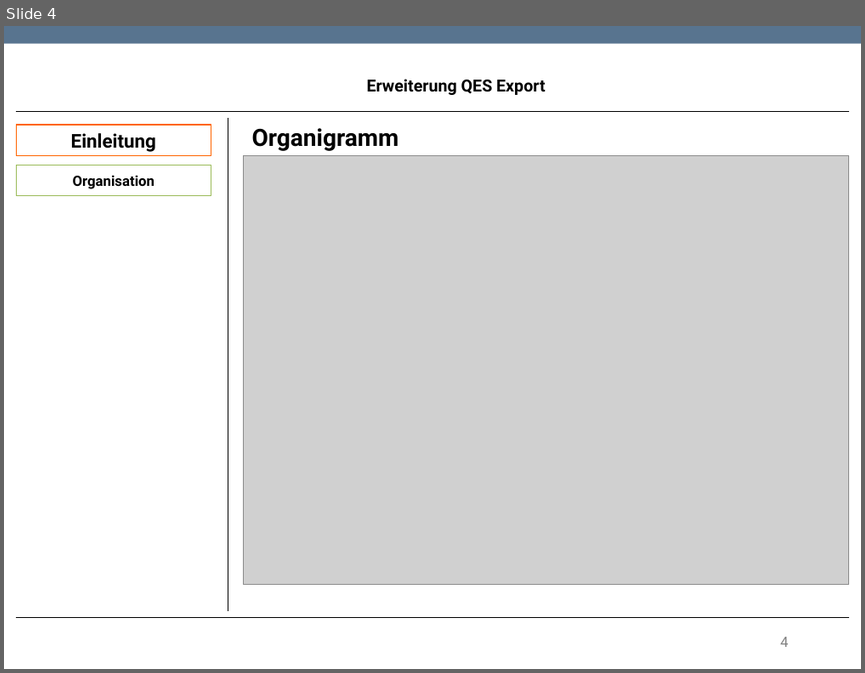
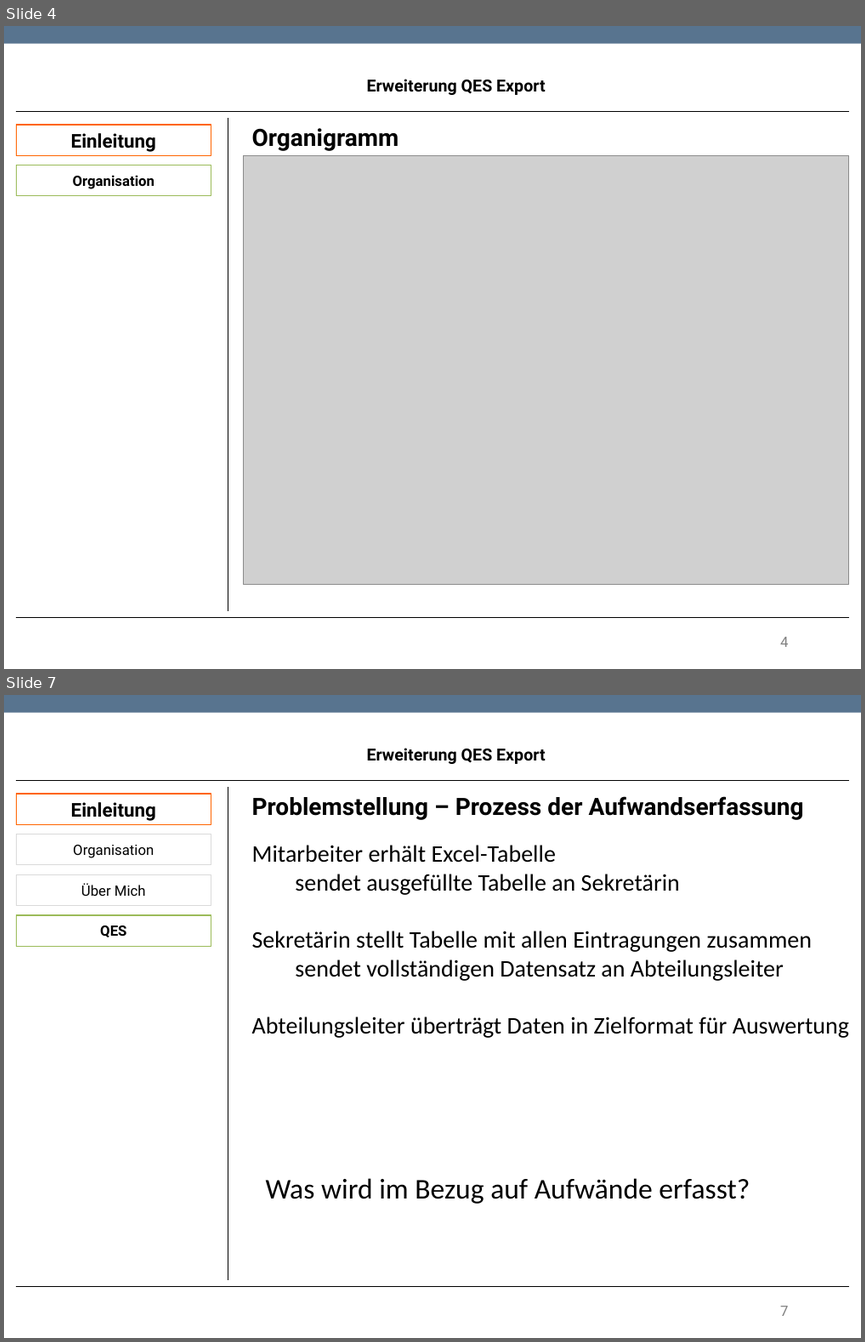
Before and after one commit to TwoHorus/dbExelExportLaravel, a slide deck: DOC/Fachgespraech.pptx. Shown one above the other, each under a label of ours: slide 4 before the commit, slides 4 and 7 after it; the slides between them are not shown. The pictures are 865x673 and 865x1342 pixels, drawn with LibreOffice and Linux fonts; fonts in the diff are those of the drawing; grey boxes stand for pictures; background and template pictures are left out. Boxes give left, top, right and bottom in pixels: in the first picture for what was removed or moved away, otherwise in the second. Text is boxed around its words. In the diff, an @@ line names an element or a change of style, - is before the commit and + after.

```diff
--- a/DOC/Fachgespraech.pptx
+++ b/DOC/Fachgespraech.pptx
@@ slide 7 added at <box>4,695,861,1338</box>, background #FFFFFF; not listed: 1 template element that a slide beside it also shows @@
@@ text added at <box>367,748,545,764</box>, 14 pt, text #000000, bold @@
+Erweiterung QES Export
@@ rectangle added at <box>16,794,211,824</box>, fill #FFFFFF, outline #FF6400 0.85 pt, 16 pt, text #000000, bold @@
+Einleitung
@@ line added from (16, 780) to (849, 780), #000000 0.75 pt @@
@@ line added from (228, 787) to (228, 1279), #000000 0.75 pt @@
@@ text added at <box>252,796,804,820</box>, 20 pt, text #000000, bold @@
+Problemstellung – Prozess der Aufwandserfassung
@@ rectangle added at <box>16,834,211,865</box>, fill #FFFFFF, outline #DADADA 0.85 pt, 12 pt, text #000000 @@
+Organisation
@@ text added at <box>252,845,849,1038</box>, 20 pt, text #000000 @@
+Mitarbeiter erhält Excel-Tabelle
+sendet ausgefüllte Tabelle an Sekretärin
+Sekretärin stellt Tabelle mit allen Eintragungen zusammen
+sendet vollständigen Datensatz an Abteilungsleiter
+Abteilungsleiter überträgt Daten in Zielformat für Auswertung
@@ rectangle added at <box>16,875,211,906</box>, fill #FFFFFF, outline #DADADA 0.85 pt, 12 pt, text #000000 @@
+Über Mich
@@ rectangle added at <box>16,915,211,946</box>, fill #FFFFFF, outline #9BBB59 0.85 pt, 12 pt, text #000000, bold @@
+QES
@@ text added at <box>266,1178,749,1203</box>, 24 pt, text #000000 @@
+Was wird im Bezug auf Aufwände erfasst?
@@ line added from (16, 1287) to (849, 1287), #000000 0.75 pt @@
@@ page number added at <box>780,1305,788,1315</box>, 12 pt, text #808080 @@
+7
```
Also in this commit, not shown: 8 slides changed.
